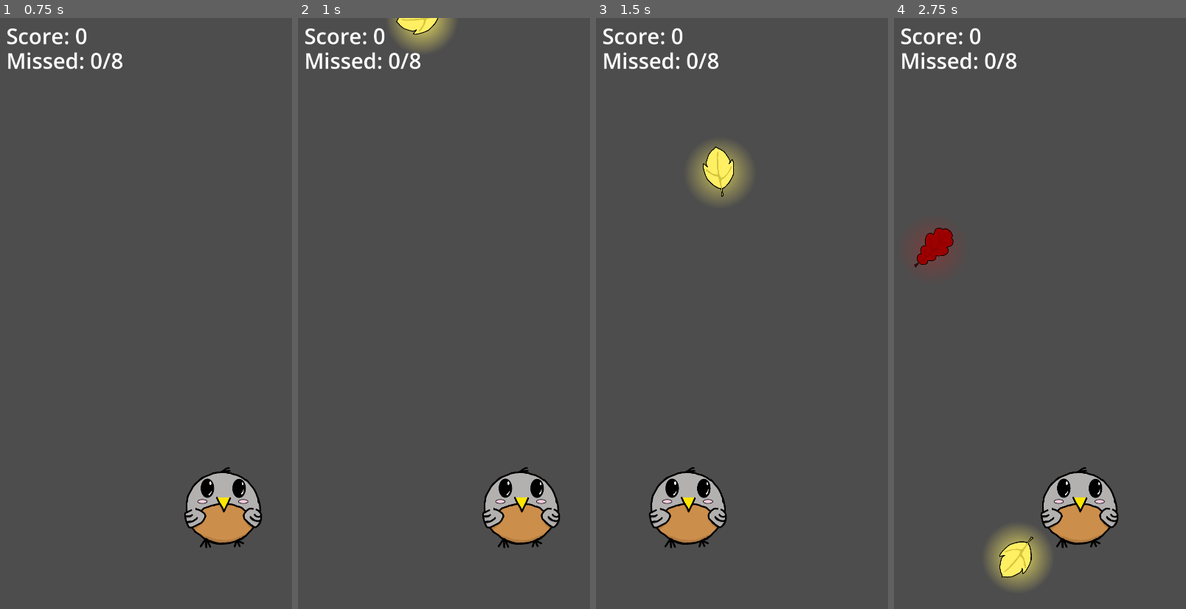
Above: before the commit, frames 1-4 (left to right).
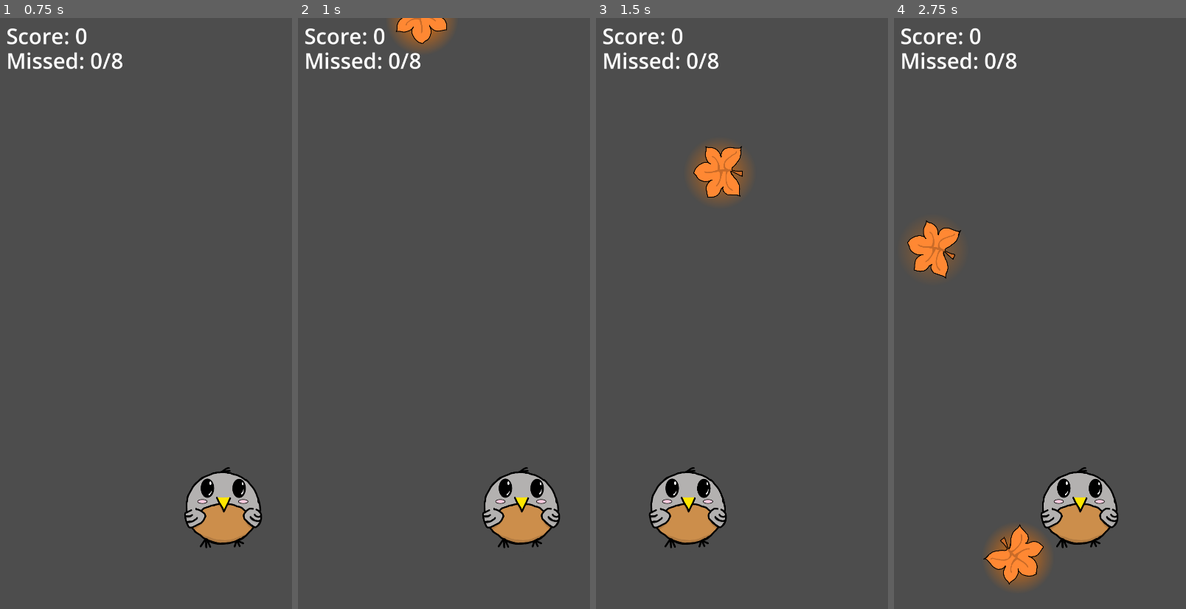
Above: after the commit, the same moments.

Repository: ezhor/Bird-Fall
Game: Godot game, scene res://Scenes/game.tscn
Two runs of this game, one before a commit and one after it. Both use one fixed random seed, a clock stepped at 60 frames per second and the inputs below.
Inputs (mouse positions are in pixels of both pictures, inside the frame that each line leads up to):
- Up to frame 1 (0.75 s): tap Enter at 0.5 s; move the mouse to (221, 283) at 0.52 s
- Up to frame 2 (1 s): no input
- Up to frame 3 (1.5 s): move the mouse to (686, 343) at 1.27 s
- Up to frame 4 (2.75 s): move the mouse to (1077, 183) at 2.02 s

Frame 1 is identical in both runs. In frame 2, 0.8% of the frame differs, in the area x 32-53%, y 0-5%; in frame 3, 1.3%; in frame 4, 2.5%, in the area x 4-53%, y 34-96%.

Commit message:
Snowflake logic

Diff:
--- a/Scenes/Objects/drop.tscn
+++ b/Scenes/Objects/drop.tscn
@@ -3,6 +3,7 @@
 [ext_resource type="Script" uid="uid://cx65vfpwri6yo" path="res://Scripts/Drop.gd" id="1_ldrpx"]
 [ext_resource type="Texture2D" uid="uid://bbo0iwn8ggb85" path="res://Sprites/particle_radial.png" id="2_3imfo"]
 [ext_resource type="Texture2D" uid="uid://c8iyxpyguucww" path="res://Sprites/leaf_orange.png" id="2_ldrpx"]
+[ext_resource type="Texture2D" uid="uid://c4vgdq6v3242y" path="res://Sprites/snowflake.png" id="2_sgniw"]
 [ext_resource type="Texture2D" uid="uid://bdpoteq2x3onm" path="res://Sprites/leaf_yellow.png" id="3_sgniw"]
 [ext_resource type="Texture2D" uid="uid://b24t2q75i2sfl" path="res://Sprites/leaf_red.png" id="4_jygm7"]
 
@@ -13,11 +14,14 @@
 script = ExtResource("1_ldrpx")
 speed = 1000
 destroy_limit = 2000
+snowflake_probability = 10.0
 glow_delay = 0.3
 glow = NodePath("Glow")
 sprite = NodePath("Leaf")
-leaf_sprites = Array[Texture2D]([ExtResource("2_ldrpx"), ExtResource("3_sgniw"), ExtResource("4_jygm7")])
-colors = Array[Color]([Color(1, 0.43333334, 0, 1), Color(1, 0.94, 0.39999998, 1), Color(0.71, 0.17040001, 0.17040001, 1)])
+leaves_textures = Array[Texture2D]([ExtResource("2_ldrpx"), ExtResource("4_jygm7"), ExtResource("3_sgniw")])
+leaves_colors = Array[Color]([Color(1, 0.4666667, 0, 1), Color(1, 0, 0, 1), Color(1, 0.90000004, 0, 1)])
+snowflake_texture = ExtResource("2_sgniw")
+snowflake_color = Color(0, 0.9833336, 1, 1)
 
 [node name="Glow" type="Sprite2D" parent="." unique_id=1347927729]
 modulate = Color(1, 0.43333334, 0, 1)
--- a/Scripts/Drop.gd
+++ b/Scripts/Drop.gd
@@ -1,27 +1,42 @@
 extends Area2D
 
+@export_group("Config")
 @export var speed: int
 @export var destroy_limit: int
+@export_range(0, 100) var snowflake_probability
+
+@export_group("Glow")
 @export var glow_delay: float
 @export var glow: Sprite2D
+
+@export_group("Sprites")
 @export var sprite: Sprite2D
-@export var leaf_sprites: Array[Texture2D]
-@export var colors: Array[Color]
+@export var leaves_textures: Array[Texture2D]
+@export var leaves_colors: Array[Color]
+@export var snowflake_texture: Texture2D
+@export var snowflake_color: Color
+
+var snowflake_mode: bool
 
 func _ready() -> void:
+	snowflake_mode = randi_range(0,100) < snowflake_probability
 	area_entered.connect(_on_area_entered)
-	set_leaf()
+	set_texture()
 	start_rotation_tween()
 	start_glow_tween()
 
-func set_leaf() -> void:
-	var i: int = randi_range(0, leaf_sprites.size() - 1)
-	sprite.texture = leaf_sprites[i]
-	glow.modulate = colors[i]
-	sprite.rotation_degrees = randf_range(0, 360)
+func set_texture() -> void:
+	if snowflake_mode:
+		sprite.texture = snowflake_texture
+		glow.modulate = snowflake_color
+	else:
+		var i: int = randi_range(0, leaves_textures.size() - 1)
+		sprite.texture = leaves_textures[i]
+		glow.modulate = leaves_colors[i]
 
 func start_rotation_tween():
 	var tween: Tween = create_tween().set_loops()
+	sprite.rotation_degrees = randf_range(0, 360)
 	tween.tween_property(sprite, "rotation_degrees", sprite.rotation_degrees + 180, 1.0)
 	tween.chain().tween_property(sprite, "rotation_degrees", sprite.rotation_degrees + 360, 1.0)
 
@@ -37,9 +52,11 @@
 	position.y += speed * delta
 	if position.y > destroy_limit:
 		queue_free()
-		Missed.INSTANCE.increase_missed()
+		if not snowflake_mode:
+			Missed.INSTANCE.increase_missed()
 
 func _on_area_entered(body: Node2D) -> void:
 	if body.name == "Player":
-		Score.INSTANCE.increase_score()
-		queue_free()
+		if not snowflake_mode:
+			Score.INSTANCE.increase_score()
+			queue_free()
